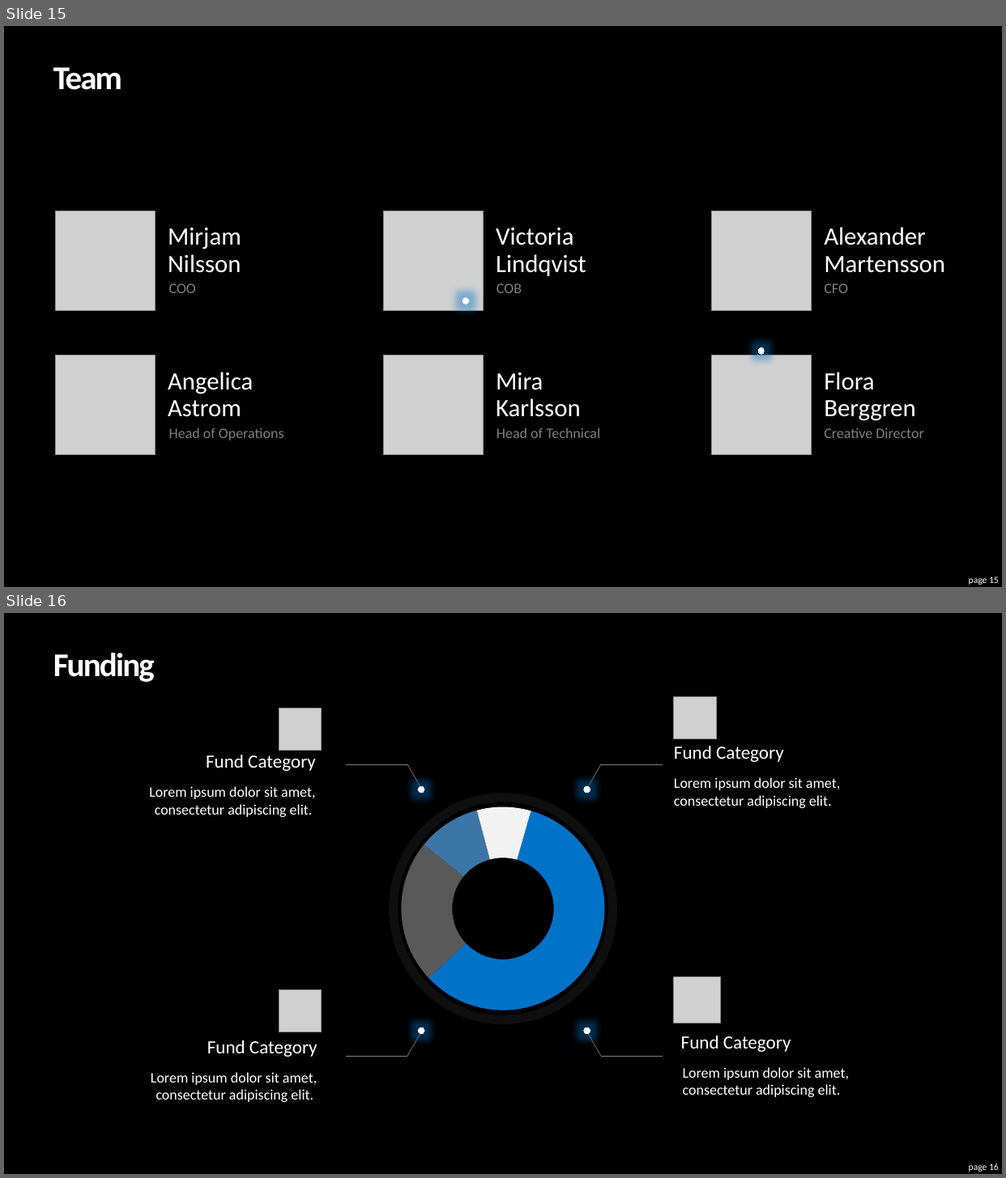
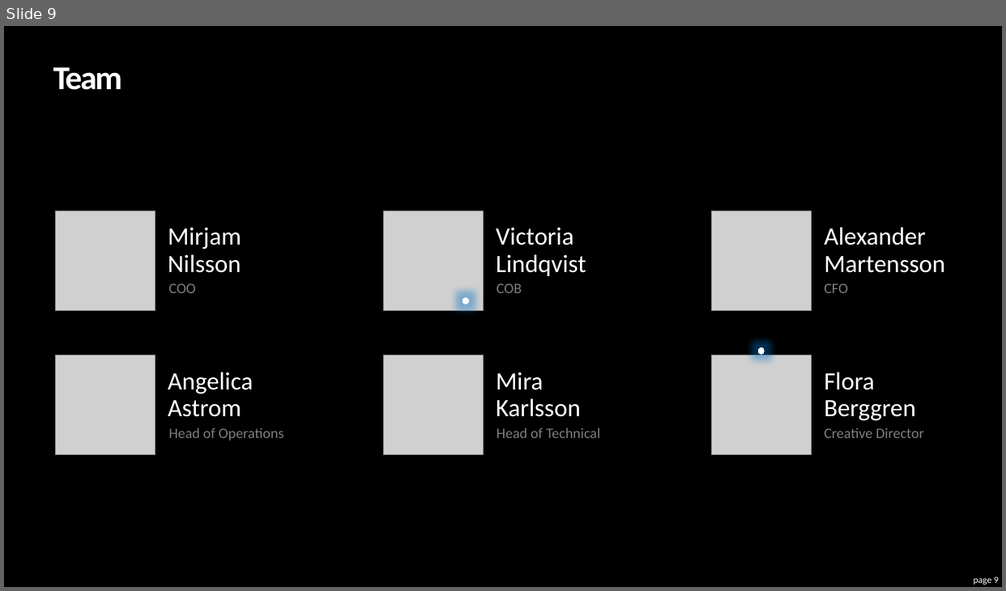
Before and after one commit to adityadutta/BostonHacksFall18, a slide deck: PITCH/Pitch.pptx. Shown one above the other, each under a label of ours: slides 15 and 16 before the commit, slide 9 after it. The pictures are 1006x1178 and 1006x591 pixels, drawn with LibreOffice and Linux fonts; fonts in the diff are those of the drawing; grey boxes stand for pictures. Boxes give left, top, right and bottom in pixels: in the first picture for what was removed or moved away, otherwise in the second. Text is boxed around its words. In the diff, an @@ line names an element or a change of style, - is before the commit and + after.

```diff
--- a/PITCH/Pitch.pptx
+++ b/PITCH/Pitch.pptx
@@ slide 16 removed at <box>4,613,1002,1174</box>, background #000000 @@
@@ title removed at <box>53,653,155,682</box> @@
-Funding
@@ picture removed at <box>279,708,321,750</box> @@
@@ picture removed at <box>674,697,716,739</box> @@
@@ text removed at <box>206,755,316,771</box> @@
-Fund Category
@@ text removed at <box>674,746,784,762</box> @@
-Fund Category
@@ line removed from (346, 764) to (407, 764) @@
@@ line removed from (407, 764) to (422, 789) @@
@@ line removed from (601, 764) to (587, 789) @@
@@ line removed from (663, 764) to (601, 764) @@
@@ text removed at <box>674,777,840,808</box> @@
-Lorem ipsum dolor sit amet, consectetur adipiscing elit.
@@ text removed at <box>149,786,315,817</box> @@
-Lorem ipsum dolor sit amet, consectetur adipiscing elit.
@@ doughnut chart removed at <box>390,796,616,1020</box> @@
-categories: 1, 2, 3, 4
-Series 1: 59, 23, 10, 9
@@ ellipse removed at <box>394,797,612,1020</box> @@
@@ ellipse removed at <box>418,786,424,793</box> @@
@@ ellipse removed at <box>584,786,590,793</box> @@
@@ picture removed at <box>674,977,720,1023</box> @@
@@ picture removed at <box>279,990,321,1033</box> @@
@@ text removed at <box>207,1041,317,1057</box> @@
-Fund Category
@@ line removed from (407, 1056) to (422, 1033) @@
@@ ellipse removed at <box>418,1028,424,1033</box> @@
@@ ellipse removed at <box>584,1028,590,1033</box> @@
@@ line removed from (601, 1056) to (587, 1033) @@
@@ text removed at <box>681,1036,791,1052</box> @@
-Fund Category
@@ text removed at <box>151,1072,317,1102</box> @@
-Lorem ipsum dolor sit amet, consectetur adipiscing elit.
@@ line removed from (346, 1056) to (407, 1056) @@
@@ line removed from (663, 1056) to (601, 1056) @@
@@ text removed at <box>683,1067,849,1097</box> @@
-Lorem ipsum dolor sit amet, consectetur adipiscing elit.
@@ page number removed at <box>969,1164,999,1172</box> @@
-page 16
@@ what was slide 15 is now slide 9 @@
@@ page number at <box>974,577,999,585</box>: text changed @@
-page 15
+page 9
```
Also in this commit, not shown: 3 slides changed, 6 other slides removed, 2 other files.
